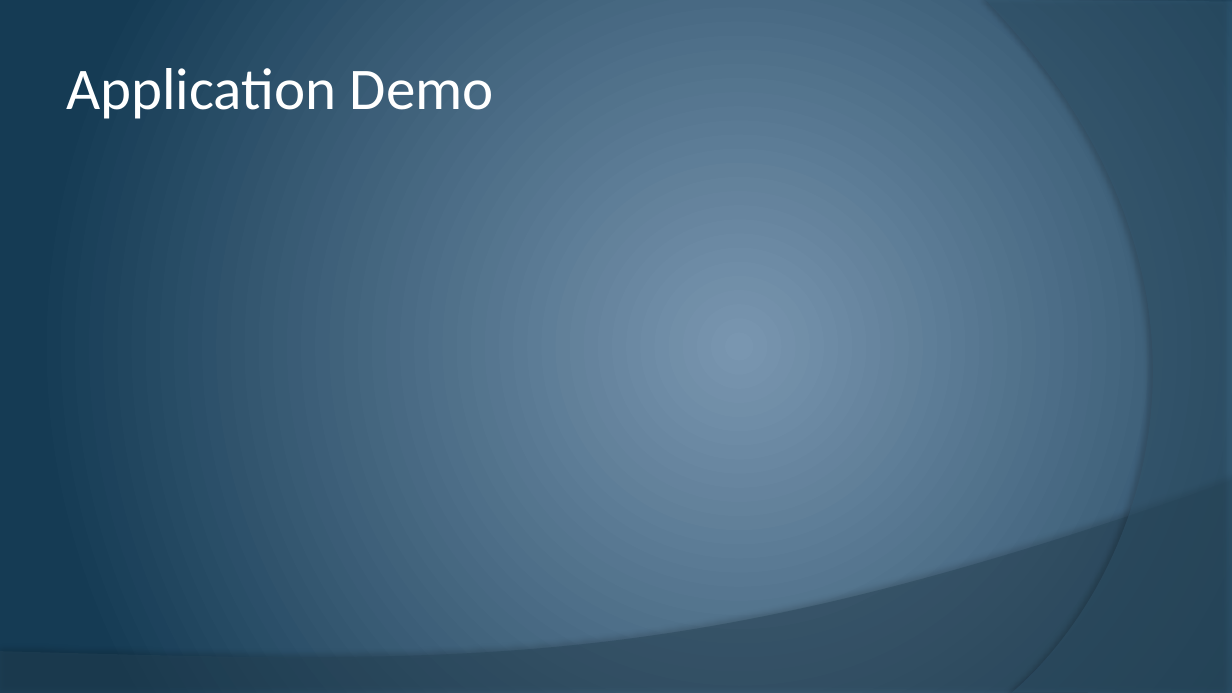
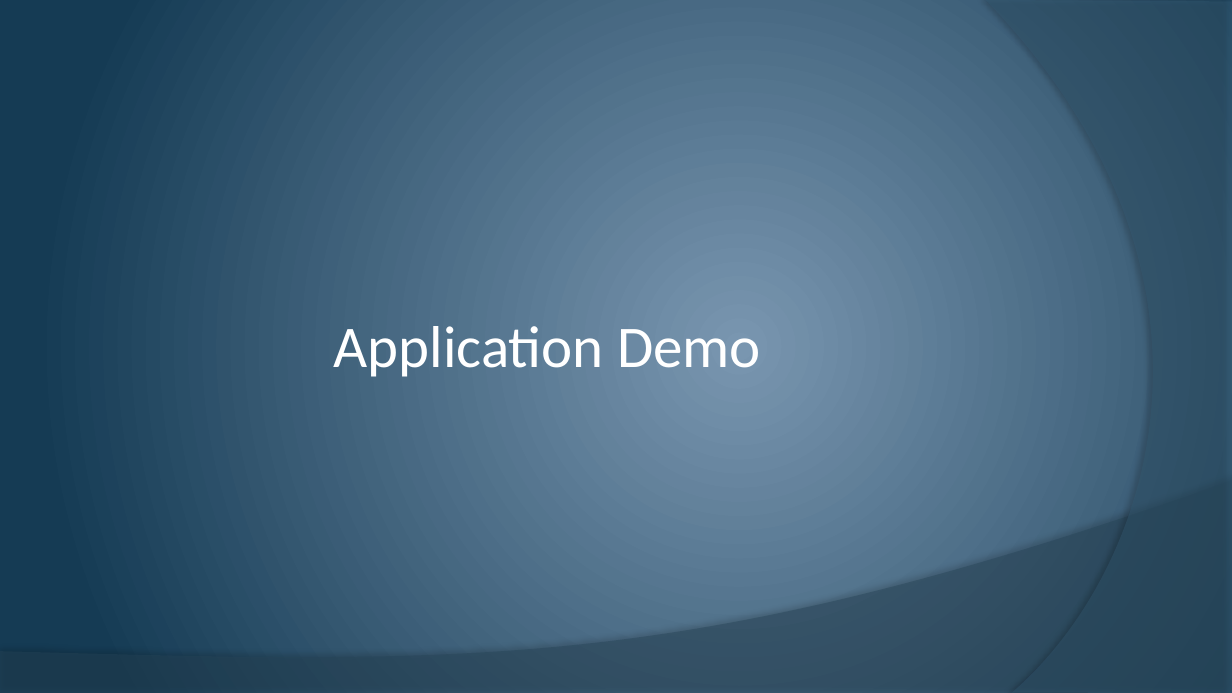
Before and after one commit to cstultz/cis234, a slide deck: slide 15 of assigns/assign10/t1-a10.pptx. Drawn at 1232x693 pixels with LibreOffice and Linux fonts; fonts in the diff are those of the drawing. Boxes give left, top, right and bottom in pixels: in the first picture for what was removed or moved away, otherwise in the second. Text is boxed around its words. In the diff, an @@ line names an element or a change of style, - is before the commit and + after.

```diff
--- a/assigns/assign10/t1-a10.pptx
+++ b/assigns/assign10/t1-a10.pptx
@@ title "Application Demo" at (334,326,761,377): alignment left to centre @@
```
Also in this commit, not shown: 6 other slides changed, 1 slide added, 1 slide removed, 5 other files.
